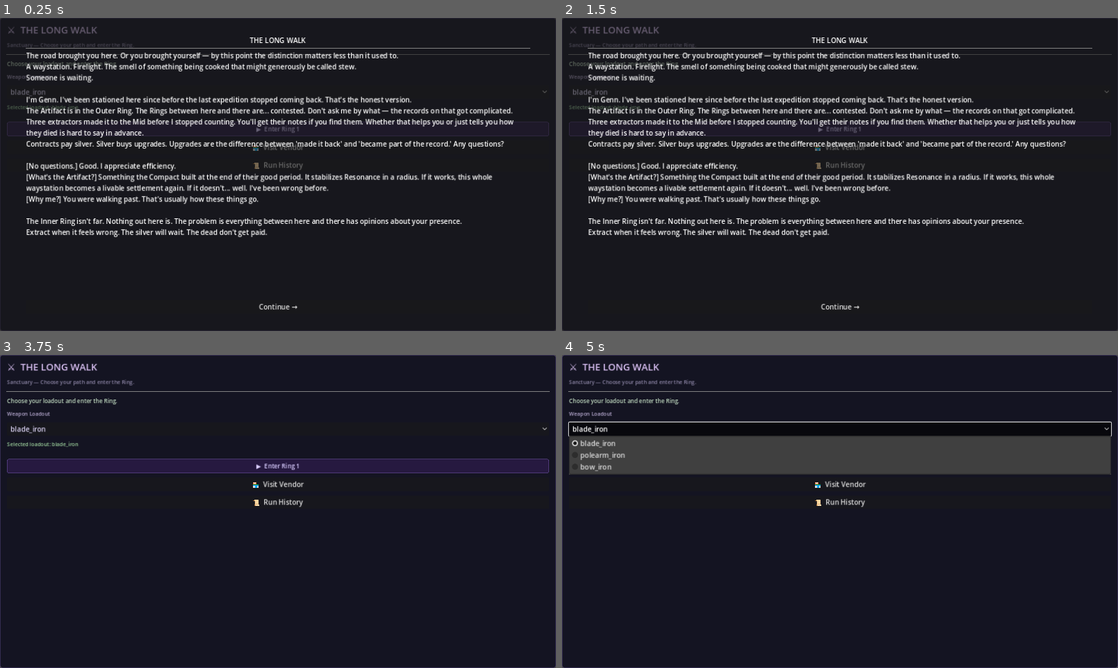
Above: before the commit, frames 1-4 (two rows, left to right).
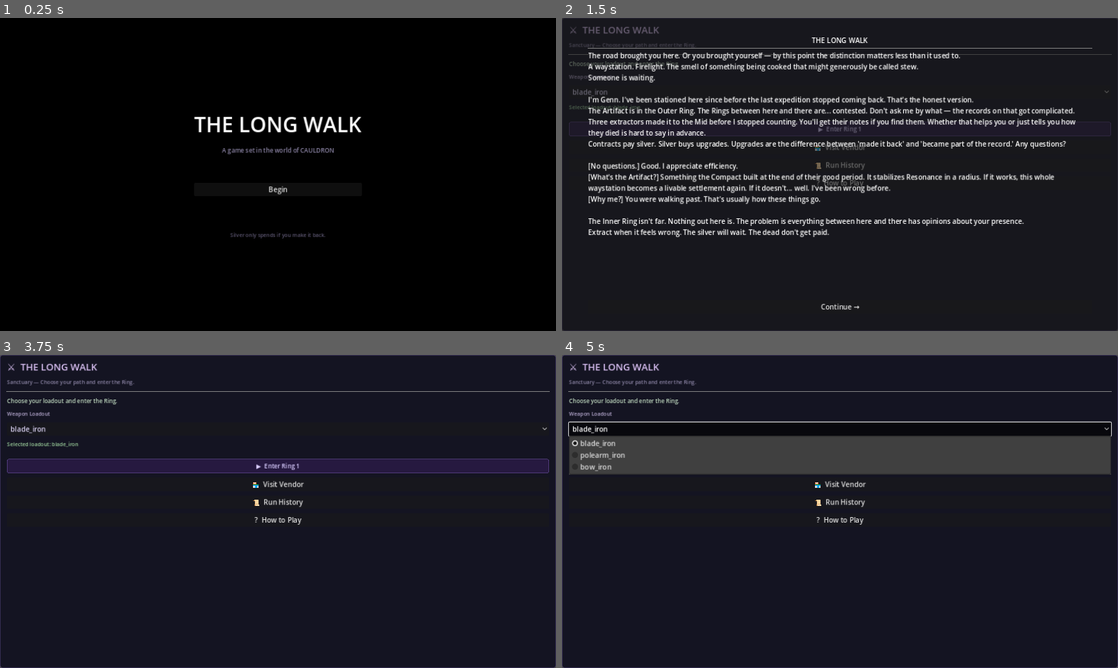
Above: after the commit, the same moments.

Repository: cbradshaw11/game-concept
Game: Godot game, scene res://scenes/main.tscn
Two runs of this game, one before a commit and one after it. Both use one fixed random seed, a clock stepped at 60 frames per second and the inputs below.
Inputs (mouse positions are in pixels of both pictures, inside the frame that each line leads up to):
- Up to frame 1 (0.25 s): no input
- Up to frame 2 (1.5 s): click (840, 190) at 0.5 s, where only the run after the commit has a clickable "Begin"; click (840, 183) at 1.25 s, where only the run after the commit has a clickable "? How to Play"
- Up to frame 3 (3.75 s): click "▶ Enter Ring 1" at 2 s; click "▶ Enter Ring 1" at 2.75 s; click "Continue →" at 3.5 s
- Up to frame 4 (5 s): click "blade_iron" at 4.25 s

The runs differ from the first frame. In frame 1, 99% of the frame differs, in the area x 0-100%, y 0-100%; in frame 2, less than 0.1%; in frame 3, less than 0.1%; in frame 4, less than 0.1%.

Commit message:
feat: M20 title screen, first-run detection, how to play, sanctuary return greeting
Co-Authored-By: Claude Opus 4.6 (1M context) <noreply@anthropic.com>

Diff:
--- a/game/autoload/game_state.gd
+++ b/game/autoload/game_state.gd
@@ -266,3 +266,8 @@
 
 func get_run_history() -> Array:
 	return run_history.duplicate(true)
+
+## Returns true if no completed runs exist and prologue has not been seen.
+## Used by title screen to decide Begin routing (prologue vs sanctuary).
+func is_first_run() -> bool:
+	return run_history.is_empty()
--- /dev/null
+++ b/game/scenes/ui/how_to_play.tscn
@@ -0,0 +1,7 @@
+[gd_scene load_steps=2 format=3 uid="uid://how_to_play_tlw"]
+
+[ext_resource type="Script" path="res://scripts/ui/how_to_play.gd" id="1_htp"]
+
+[node name="HowToPlay" type="CanvasLayer"]
+layer = 10
+script = ExtResource("1_htp")
--- a/game/scenes/ui/title_screen.tscn
+++ b/game/scenes/ui/title_screen.tscn
@@ -31,29 +31,29 @@
 
 [node name="Subtitle" type="Label" parent="CenterContainer/VBoxContainer"]
 layout_mode = 2
-text = "Survive the rings. Claim the Artifact."
+text = "A game set in the world of CAULDRON"
+theme_override_font_sizes/font_size = 14
+theme_override_colors/font_color = Color(0.55, 0.52, 0.65, 1)
 horizontal_alignment = 1
 
 [node name="Spacer" type="Control" parent="CenterContainer/VBoxContainer"]
 layout_mode = 2
 custom_minimum_size = Vector2(0, 32)
 
-[node name="NewGame" type="Button" parent="CenterContainer/VBoxContainer"]
+[node name="Begin" type="Button" parent="CenterContainer/VBoxContainer"]
 layout_mode = 2
-text = "New Game"
+text = "Begin"
 
 [node name="Continue" type="Button" parent="CenterContainer/VBoxContainer"]
 layout_mode = 2
 text = "Continue"
 
-[node name="Settings" type="Button" parent="CenterContainer/VBoxContainer"]
+[node name="Spacer2" type="Control" parent="CenterContainer/VBoxContainer"]
 layout_mode = 2
-text = "Settings"
+custom_minimum_size = Vector2(0, 48)
 
-[node name="Quit" type="Button" parent="CenterContainer/VBoxContainer"]
+[node name="FlavorLine" type="Label" parent="CenterContainer/VBoxContainer"]
 layout_mode = 2
-text = "Quit"
-
-[node name="NewGameConfirm" type="ConfirmationDialog" parent="."]
-title = "Start New Game?"
-dialog_text = "Starting a new game will erase your current progress. Are you sure?"
+theme_override_font_sizes/font_size = 12
+theme_override_colors/font_color = Color(0.45, 0.42, 0.55, 0.8)
+horizontal_alignment = 1
--- a/game/scripts/main.gd
+++ b/game/scripts/main.gd
@@ -6,6 +6,7 @@
 const CombatArenaScene = preload("res://scenes/combat/combat_arena.tscn")
 const ContractSystem = preload("res://scripts/systems/contract_system.gd")
 const VendorSystem = preload("res://scripts/systems/vendor_system.gd")
+const TitleScreenScene = preload("res://scenes/ui/title_screen.tscn")
 
 @onready var flow_ui: FlowUI = $FlowUI
 
@@ -20,6 +21,7 @@
 var pending_run_ring: String = ""
 var pending_run_seed: int = 0
 var _pending_boss_fight: bool = false
+var title_screen: Node = null
 
 func _ready() -> void:
 	print("The Long Walk MVP Slice 1 booted")
@@ -27,11 +29,8 @@
 	_connect_ui()
 	_connect_state()
 	_initialize_loadouts()
-	flow_ui.on_idle_ready()
-	# M17 T9 — show prologue on first launch
-	if not _has_seen_prologue():
-		flow_ui.show_prologue(NarrativeManager.get_prologue())
-		_mark_prologue_seen()
+	# M20 — Show title screen as entry point instead of jumping straight to sanctuary
+	_show_title_screen()
 
 func _connect_ui() -> void:
 	flow_ui.start_run_pressed.connect(_on_start_run_pressed)
@@ -202,6 +201,40 @@
 func _save_state() -> void:
 	SaveSystem.save_state(GameState.to_save_state())
 
+# ── M20 — Title Screen ────────────────────────────────────────────────────────
+
+func _show_title_screen() -> void:
+	# Hide FlowUI until title screen is dismissed
+	flow_ui.visible = false
+	title_screen = TitleScreenScene.instantiate()
+	add_child(title_screen)
+	var has_save := not GameState.is_first_run() or GameState.banked_xp > 0 or GameState.banked_loot > 0
+	title_screen.set_continue_visible(has_save)
+	title_screen.begin_pressed.connect(_on_title_begin)
+	title_screen.continue_pressed.connect(_on_title_continue)
+
+func _on_title_begin() -> void:
+	_dismiss_title_screen()
+	flow_ui.visible = true
+	if GameState.is_first_run() and not _has_seen_prologue():
+		# First run — show prologue, then sanctuary
+		flow_ui.on_idle_ready()
+		flow_ui.show_prologue(NarrativeManager.get_prologue())
+		_mark_prologue_seen()
+	else:
+		# Returning player chose Begin (new run from scratch)
+		flow_ui.on_idle_ready()
+
+func _on_title_continue() -> void:
+	_dismiss_title_screen()
+	flow_ui.visible = true
+	flow_ui.on_idle_ready()
+
+func _dismiss_title_screen() -> void:
+	if title_screen != null:
+		title_screen.queue_free()
+		title_screen = null
+
 # ── M17 T9 — Prologue seen flag ───────────────────────────────────────────────
 
 const _PROLOGUE_FLAG_PATH := "user://prologue_seen.flag"
--- /dev/null
+++ b/game/scripts/tests/m20/how_to_play_test.gd
@@ -0,0 +1,95 @@
+extends SceneTree
+## M20 T5 — How to Play screen tests
+## Validates:
+## - how_to_play.tscn scene file exists
+## - how_to_play.gd script exists and has expected content
+## - flow_ui.gd has How to Play button setup and show method
+## - how_to_play.gd contains all expected control instructions
+
+func _init() -> void:
+	var passed := 0
+	var failed := 0
+
+	# ── Scene file exists ────────────────────────────────────────────────────
+	if FileAccess.file_exists("res://scenes/ui/how_to_play.tscn"):
+		print("PASS: how_to_play.tscn exists")
+		passed += 1
+	else:
+		printerr("FAIL: how_to_play.tscn not found")
+		failed += 1
+
+	# ── Script file exists ───────────────────────────────────────────────────
+	var htp_src := FileAccess.get_file_as_string("res://scripts/ui/how_to_play.gd")
+	if htp_src.length() > 0:
+		print("PASS: how_to_play.gd exists and is not empty")
+		passed += 1
+	else:
+		printerr("FAIL: how_to_play.gd is missing or empty")
+		failed += 1
+
+	# ── Has dismissed signal ─────────────────────────────────────────────────
+	if "dismissed" in htp_src:
+		print("PASS: how_to_play.gd has dismissed signal")
+		passed += 1
+	else:
+		printerr("FAIL: how_to_play.gd should have dismissed signal")
+		failed += 1
+
+	# ── Contains expected control instructions ───────────────────────────────
+	var expected_controls := ["Move:", "Dodge:", "Attack:", "Guard:", "Extract:"]
+	var all_found := true
+	for ctrl in expected_controls:
+		if ctrl not in htp_src:
+			all_found = false
+			printerr("FAIL: how_to_play.gd missing control instruction '%s'" % ctrl)
+			failed += 1
+	if all_found:
+		print("PASS: how_to_play.gd contains all 5 control instructions")
+		passed += 1
+
+	# ── Contains gameplay rules ──────────────────────────────────────────────
+	if "contract" in htp_src and "unbanked" in htp_src.to_lower():
+		print("PASS: how_to_play.gd explains rings/contracts and death penalty")
+		passed += 1
+	else:
+		printerr("FAIL: how_to_play.gd should explain ring contracts and death penalty")
+		failed += 1
+
+	# ── Close/dismiss button exists ──────────────────────────────────────────
+	if "Close" in htp_src and "queue_free" in htp_src:
+		print("PASS: how_to_play.gd has close button that dismisses overlay")
+		passed += 1
+	else:
+		printerr("FAIL: how_to_play.gd should have a close button")
+		failed += 1
+
+	# ── flow_ui.gd has How to Play button ────────────────────────────────────
+	var flow_src := FileAccess.get_file_as_string("res://scripts/ui/flow_ui.gd")
+	if "HowToPlayButton" in flow_src and "_setup_how_to_play_button" in flow_src:
+		print("PASS: flow_ui.gd sets up How to Play button in sanctuary")
+		passed += 1
+	else:
+		printerr("FAIL: flow_ui.gd should setup HowToPlayButton")
+		failed += 1
+
+	if "_show_how_to_play" in flow_src:
+		print("PASS: flow_ui.gd has _show_how_to_play method")
+		passed += 1
+	else:
+		printerr("FAIL: flow_ui.gd should have _show_how_to_play method")
+		failed += 1
+
+	# ── flow_ui.gd has return toast ──────────────────────────────────────────
+	if "_show_return_toast" in flow_src and "ReturnToast" in flow_src:
+		print("PASS: flow_ui.gd has sanctuary return toast")
+		passed += 1
+	else:
+		printerr("FAIL: flow_ui.gd should have _show_return_toast for sanctuary greeting")
+		failed += 1
+
+	# ── Summary ──────────────────────────────────────────────────────────────
+	if failed == 0:
+		print("PASS: M20 how to play test (%d checks)" % passed)
+	else:
+		printerr("FAIL: M20 how to play test (%d failed, %d passed)" % [failed, passed])
+	quit()
--- /dev/null
+++ b/game/scripts/tests/m20/onboarding_flow_test.gd
@@ -0,0 +1,84 @@
+extends SceneTree
+## M20 T5 — Onboarding flow tests
+## Validates:
+## - Prologue is shown on first run (is_first_run true + prologue not seen)
+## - Prologue is skipped on return visit (run_history non-empty)
+## - main.gd _on_title_begin routes correctly based on state
+
+func _init() -> void:
+	var passed := 0
+	var failed := 0
+
+	var main_src := FileAccess.get_file_as_string("res://scripts/main.gd")
+
+	# ── _on_title_begin exists ───────────────────────────────────────────────
+	if "_on_title_begin" in main_src:
+		print("PASS: main.gd has _on_title_begin handler")
+		passed += 1
+	else:
+		printerr("FAIL: main.gd missing _on_title_begin handler")
+		failed += 1
+
+	# ── _on_title_continue exists ────────────────────────────────────────────
+	if "_on_title_continue" in main_src:
+		print("PASS: main.gd has _on_title_continue handler")
+		passed += 1
+	else:
+		printerr("FAIL: main.gd missing _on_title_continue handler")
+		failed += 1
+
+	# ── Begin routes to prologue on first run ────────────────────────────────
+	# Check that _on_title_begin calls show_prologue when is_first_run
+	if "is_first_run()" in main_src and "show_prologue" in main_src:
+		print("PASS: _on_title_begin checks is_first_run and calls show_prologue")
+		passed += 1
+	else:
+		printerr("FAIL: _on_title_begin should check is_first_run and call show_prologue")
+		failed += 1
+
+	# ── Begin skips prologue on return visit ─────────────────────────────────
+	# The else branch should call on_idle_ready without show_prologue
+	if "_has_seen_prologue" in main_src:
+		print("PASS: main.gd checks _has_seen_prologue in begin flow")
+		passed += 1
+	else:
+		printerr("FAIL: main.gd should check _has_seen_prologue")
+		failed += 1
+
+	# ── GameState.is_first_run behavioral test ───────────────────────────────
+	var GameStateScript = load("res://autoload/game_state.gd")
+	var gs = GameStateScript.new()
+
+	# Fresh state: first run
+	gs.run_history = []
+	if gs.is_first_run():
+		print("PASS: fresh GameState is_first_run() == true")
+		passed += 1
+	else:
+		printerr("FAIL: fresh GameState is_first_run() should be true")
+		failed += 1
+
+	# After prologue_seen set and run completed: not first run
+	gs.run_history = [{"ring": "inner", "extracted": true, "seed": 123}]
+	if not gs.is_first_run():
+		print("PASS: GameState with run history is_first_run() == false (prologue skipped)")
+		passed += 1
+	else:
+		printerr("FAIL: GameState with run history should not be first run")
+		failed += 1
+
+	# ── Continue handler goes straight to sanctuary ──────────────────────────
+	if "_on_title_continue" in main_src and "on_idle_ready" in main_src:
+		print("PASS: _on_title_continue routes to sanctuary via on_idle_ready")
+		passed += 1
+	else:
+		printerr("FAIL: _on_title_continue should call on_idle_ready")
+		failed += 1
+
+	# ── Summary ──────────────────────────────────────────────────────────────
+	gs.free()
+	if failed == 0:
+		print("PASS: M20 onboarding flow test (%d checks)" % passed)
+	else:
+		printerr("FAIL: M20 onboarding flow test (%d failed, %d passed)" % [failed, passed])
+	quit()
--- /dev/null
+++ b/game/scripts/tests/m20/title_screen_test.gd
@@ -0,0 +1,89 @@
+extends SceneTree
+## M20 T5 — Title screen & first-run detection tests
+## Validates:
+## - GameState.is_first_run() returns true with empty history
+## - GameState.is_first_run() returns false after a run is recorded
+## - Title screen script exists and has expected signals/constants
+## - Title screen scene loads without errors
+
+func _init() -> void:
+	var passed := 0
+	var failed := 0
+
+	# ── is_first_run() with empty state ──────────────────────────────────────
+	var GameStateScript = load("res://autoload/game_state.gd")
+	var gs = GameStateScript.new()
+	gs.run_history = []
+	if gs.is_first_run() == true:
+		print("PASS: is_first_run() returns true with empty run_history")
+		passed += 1
+	else:
+		printerr("FAIL: is_first_run() should return true with empty run_history")
+		failed += 1
+
+	# ── is_first_run() with run history ──────────────────────────────────────
+	gs.run_history = [{"ring": "inner", "extracted": true}]
+	if gs.is_first_run() == false:
+		print("PASS: is_first_run() returns false with run_history entries")
+		passed += 1
+	else:
+		printerr("FAIL: is_first_run() should return false when run_history has entries")
+		failed += 1
+
+	# ── Title screen script exists and has signals ───────────────────────────
+	var title_src := FileAccess.get_file_as_string("res://scripts/ui/title_screen.gd")
+	if title_src.length() > 0:
+		print("PASS: title_screen.gd exists and is not empty")
+		passed += 1
+	else:
+		printerr("FAIL: title_screen.gd is missing or empty")
+		failed += 1
+
+	for sig_name in ["begin_pressed", "continue_pressed"]:
+		if sig_name in title_src:
+			print("PASS: title_screen.gd declares signal '%s'" % sig_name)
+			passed += 1
+		else:
+			printerr("FAIL: title_screen.gd missing signal '%s'" % sig_name)
+			failed += 1
+
+	# ── FLAVOR_LINES constant exists with 4 entries ──────────────────────────
+	if "FLAVOR_LINES" in title_src and "FLAVOR_CYCLE_TIME" in title_src:
+		print("PASS: title_screen.gd has FLAVOR_LINES and FLAVOR_CYCLE_TIME constants")
+		passed += 1
+	else:
+		printerr("FAIL: title_screen.gd missing FLAVOR_LINES or FLAVOR_CYCLE_TIME")
+		failed += 1
+
+	# ── Title screen scene file exists ───────────────────────────────────────
+	if FileAccess.file_exists("res://scenes/ui/title_screen.tscn"):
+		print("PASS: title_screen.tscn exists")
+		passed += 1
+	else:
+		printerr("FAIL: title_screen.tscn not found")
+		failed += 1
+
+	# ── main.gd references title screen ──────────────────────────────────────
+	var main_src := FileAccess.get_file_as_string("res://scripts/main.gd")
+	if "TitleScreenScene" in main_src and "_show_title_screen" in main_src:
+		print("PASS: main.gd loads and shows title screen")
+		passed += 1
+	else:
+		printerr("FAIL: main.gd should reference TitleScreenScene and _show_title_screen")
+		failed += 1
+
+	# ── main.gd routes begin based on first run ──────────────────────────────
+	if "_on_title_begin" in main_src and "is_first_run" in main_src:
+		print("PASS: main.gd has _on_title_begin with is_first_run routing")
+		passed += 1
+	else:
+		printerr("FAIL: main.gd should route begin based on is_first_run()")
+		failed += 1
+
+	# ── Summary ──────────────────────────────────────────────────────────────
+	gs.free()
+	if failed == 0:
+		print("PASS: M20 title screen test (%d checks)" % passed)
+	else:
+		printerr("FAIL: M20 title screen test (%d failed, %d passed)" % [failed, passed])
+	quit()
--- a/game/scripts/ui/flow_ui.gd
+++ b/game/scripts/ui/flow_ui.gd
@@ -30,6 +30,8 @@
 
 var run_base_status: String = ""
 var objective_status: String = ""
+var _initial_show_done: bool = false
+var _return_toast: Label = null
 
 # Death flavor lines keyed by ring id and/or enemy type
 const DEATH_FLAVOR: Dictionary = {
@@ -85,6 +87,7 @@
 	_setup_ring2_button()
 	_setup_vendor_panel()
 	_setup_history_button()
+	_setup_how_to_play_button()
 	_setup_victory_panel()
 	_setup_death_panel()
 	_setup_modifier_panel()
@@ -141,6 +144,10 @@
 		modifier_panel.visible = false
 	if AudioManager:
 		AudioManager.play_sanctuary_music()
+	# M20 T4 — Show return greeting toast when coming back from a run
+	if _initial_show_done and not GameState.run_history.is_empty():
+		_show_return_toast()
+	_initial_show_done = true
 
 func _show_run() -> void:
 	prep_screen.visible = false
@@ -698,6 +705,37 @@
 			_show_run()
 		)
 		choices_container.add_child(btn)
+
+# ── M20 T4 — Sanctuary Return Toast ──────────────────────────────────────────
+
+func _show_return_toast() -> void:
+	# Clean up any existing toast
+	if _return_toast != null and is_instance_valid(_return_toast):
+		_return_toast.queue_free()
+
+	var greeting := NarrativeManager.get_ring_text("sanctuary", "entry")
+	if greeting == "":
+		return
+
+	_return_toast = Label.new()
+	_return_toast.name = "ReturnToast"
+	_return_toast.text = greeting
+	_return_toast.horizontal_alignment = HORIZONTAL_ALIGNMENT_CENTER
+	_return_toast.set_anchors_preset(Control.PRESET_TOP_WIDE)
+	_return_toast.offset_top = 8
+	_return_toast.offset_bottom = 40
+	_return_toast.add_theme_font_size_override("font_size", 13)
+	_return_toast.add_theme_color_override("font_color", Color(0.7, 0.65, 0.85, 1.0))
+	_return_toast.autowrap_mode = TextServer.AUTOWRAP_WORD_SMART
+	add_child(_return_toast)
+
+	# Auto-dismiss after 3 seconds
+	var timer := get_tree().create_timer(3.0)
+	var toast_ref := _return_toast
+	timer.timeout.connect(func():
+		if is_instance_valid(toast_ref):
+			toast_ref.queue_free()
+	)
 
 # ── Dynamic UI construction ───────────────────────────────────────────────────
 
@@ -800,6 +838,25 @@
 	)
 	prep_vbox.add_child(btn)
 
+func _setup_how_to_play_button() -> void:
+	var prep_vbox := prep_screen.get_node("PrepVBox")
+	if prep_vbox == null:
+		return
+	var btn := Button.new()
+	btn.name = "HowToPlayButton"
+	btn.text = "?  How to Play"
+	btn.pressed.connect(func():
+		_play_click()
+		_show_how_to_play()
+	)
+	prep_vbox.add_child(btn)
+
+const HowToPlayScene = preload("res://scenes/ui/how_to_play.tscn")
+
+func _show_how_to_play() -> void:
+	var htp := HowToPlayScene.instantiate()
+	add_child(htp)
+
 func _refresh_vendor_ui() -> void:
 	if vendor_loot_label:
 		vendor_loot_label.text = "Loot available: %d" % GameState.banked_loot
--- /dev/null
+++ b/game/scripts/ui/how_to_play.gd
@@ -0,0 +1,64 @@
+extends CanvasLayer
+
+signal dismissed
+
+func _ready() -> void:
+	var overlay := PanelContainer.new()
+	overlay.name = "HowToPlayOverlay"
+	overlay.set_anchors_preset(Control.PRESET_FULL_RECT)
+	overlay.z_index = 10
+	add_child(overlay)
+
+	var margin := MarginContainer.new()
+	margin.add_theme_constant_override("margin_left", 60)
+	margin.add_theme_constant_override("margin_right", 60)
+	margin.add_theme_constant_override("margin_top", 40)
+	margin.add_theme_constant_override("margin_bottom", 40)
+	overlay.add_child(margin)
+
+	var vbox := VBoxContainer.new()
+	vbox.size_flags_horizontal = Control.SIZE_EXPAND_FILL
+	vbox.size_flags_vertical = Control.SIZE_EXPAND_FILL
+	margin.add_child(vbox)
+
+	var title := Label.new()
+	title.text = "HOW TO PLAY"
+	title.horizontal_alignment = HORIZONTAL_ALIGNMENT_CENTER
+	vbox.add_child(title)
+
+	var sep := HSeparator.new()
+	vbox.add_child(sep)
+
+	var scroll := ScrollContainer.new()
+	scroll.size_flags_vertical = Control.SIZE_EXPAND_FILL
+	vbox.add_child(scroll)
+
+	var content := Label.new()
+	content.size_flags_horizontal = Control.SIZE_EXPAND_FILL
+	content.autowrap_mode = TextServer.AUTOWRAP_WORD_SMART
+	content.text = _build_content()
+	scroll.add_child(content)
+
+	var close_btn := Button.new()
+	close_btn.text = "Close"
+	close_btn.pressed.connect(func():
+		dismissed.emit()
+		queue_free()
+	)
+	vbox.add_child(close_btn)
+
+func _build_content() -> String:
+	var lines: PackedStringArray = [
+		"Move:       Arrow keys / WASD",
+		"Dodge:      Shift (costs stamina, 220ms i-frames)",
+		"Attack:     Space or Z",
+		"Guard:      Hold X (absorbs damage, breaks at 30 damage taken while guarding)",
+		"Extract:    E key or Extract button (only available after contract complete)",
+		"",
+		"RINGS",
+		"Each ring requires completing a contract (set number of encounters) before extraction.",
+		"",
+		"DEATH",
+		"You lose unbanked XP and loot. Banked progress is kept.",
+	]
+	return "\n".join(lines)
--- /dev/null
+++ b/game/scripts/ui/title_screen.gd
@@ -0,0 +1,51 @@
+extends CanvasLayer
+
+signal begin_pressed
+signal continue_pressed
+
+const FLAVOR_LINES: Array[String] = [
+	"The road brought you here.",
+	"Extract when it feels wrong.",
+	"Silver only spends if you make it back.",
+	"Three hundred years, and it is still waiting.",
+]
+
+const FLAVOR_CYCLE_TIME := 8.0
+
+@onready var continue_btn: Button = $CenterContainer/VBoxContainer/Continue
+@onready var subtitle_label: Label = $CenterContainer/VBoxContainer/Subtitle
+@onready var flavor_label: Label = $CenterContainer/VBoxContainer/FlavorLine
+@onready var begin_btn: Button = $CenterContainer/VBoxContainer/Begin
+
+var _flavor_index: int = 0
+var _flavor_timer: float = 0.0
+
+func _ready() -> void:
+	_flavor_index = randi() % FLAVOR_LINES.size()
+	if flavor_label:
+		flavor_label.text = FLAVOR_LINES[_flavor_index]
+
+	begin_btn.pressed.connect(func():
+		_play_click()
+		begin_pressed.emit()
+	)
+	continue_btn.pressed.connect(func():
+		_play_click()
+		continue_pressed.emit()
+	)
+
+func _process(delta: float) -> void:
+	_flavor_timer += delta
+	if _flavor_timer >= FLAVOR_CYCLE_TIME:
+		_flavor_timer = 0.0
+		_flavor_index = (_flavor_index + 1) % FLAVOR_LINES.size()
+		if flavor_label:
+			flavor_label.text = FLAVOR_LINES[_flavor_index]
+
+func set_continue_visible(show: bool) -> void:
+	if continue_btn:
+		continue_btn.visible = show
+
+func _play_click() -> void:
+	if AudioManager:
+		AudioManager.play_ui_click()
Not shown, changed: scripts/ci/headless_tests.sh
Not shown, added: tasks/milestones/M20-title-onboarding.md
